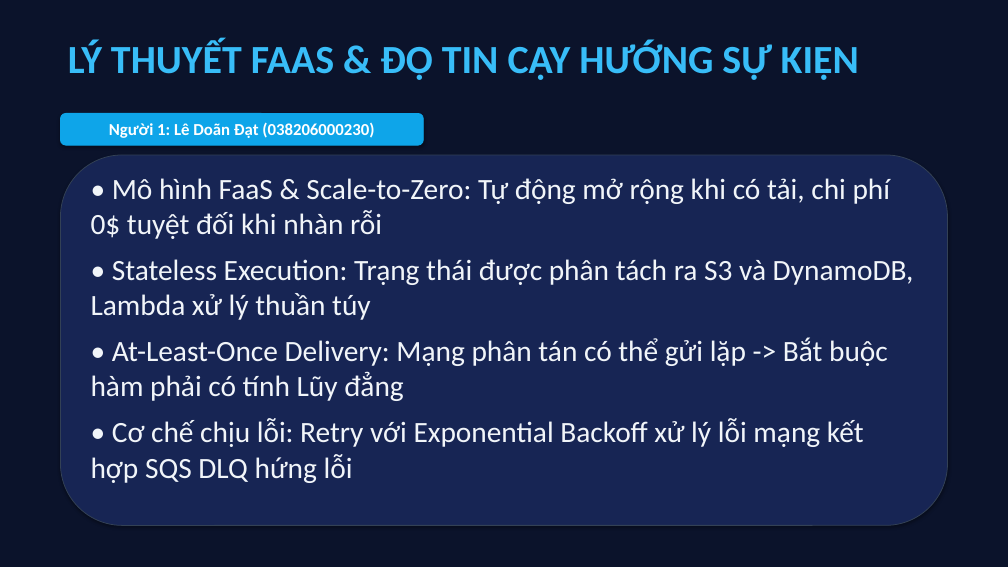
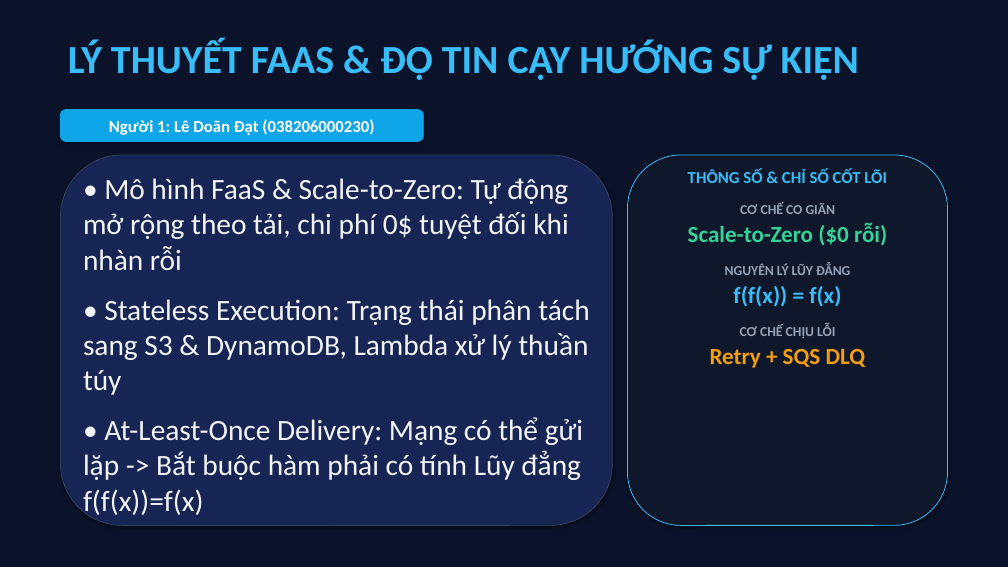
Before and after one commit to datdanghoccode/DTDM_XuLyAnh_Serverless, a slide deck: slide 4 of docs/DTDM_ThuyetTrinh_DeTai9.pptx. Drawn at 1008x567 pixels with LibreOffice and Linux fonts; fonts in the diff are those of the drawing. Boxes give left, top, right and bottom in pixels: in the first picture for what was removed or moved away, otherwise in the second. Text is boxed around its words. In the diff, an @@ line names an element or a change of style, - is before the commit and + after.

```diff
--- a/docs/DTDM_ThuyetTrinh_DeTai9.pptx
+++ b/docs/DTDM_ThuyetTrinh_DeTai9.pptx
@@ rounded rectangle "Người 1: Lê Doãn Đạt ...": place and size @@
-rounded rectangle "Người 1: Lê Doãn Đạt ..." at box(60, 113, 423, 145)
+rounded rectangle "Người 1: Lê Doãn Đạt ..." at box(60, 110, 423, 141)
@@ rounded rectangle: place and size @@
-rounded rectangle at box(60, 155, 948, 526)
+rounded rectangle at box(60, 155, 613, 526)
@@ text at box(83, 178, 589, 518): text changed @@
-• Mô hình FaaS & Scale-to-Zero: Tự động mở rộng khi có tải, chi phí 0$ tuyệt đối khi nhàn rỗi
-• Stateless Execution: Trạng thái được phân tách ra S3 và DynamoDB, Lambda xử lý thuần túy
-• At-Least-Once Delivery: Mạng phân tán có thể gửi lặp -> Bắt buộc hàm phải có tính Lũy đẳng
-• Cơ chế chịu lỗi: Retry với Exponential Backoff xử lý lỗi mạng kết hợp SQS DLQ hứng lỗi
+• Mô hình FaaS & Scale-to-Zero: Tự động mở rộng theo tải, chi phí 0$ tuyệt đối khi nhàn rỗi
+• Stateless Execution: Trạng thái phân tách sang S3 & DynamoDB, Lambda xử lý thuần túy
+• At-Least-Once Delivery: Mạng có thể gửi lặp -> Bắt buộc hàm phải có tính Lũy đẳng f(f(x))=f(x)
@@ rounded rectangle added at box(628, 155, 948, 526), fill #0F172A, outline #38BDF8 0.75 pt @@
@@ text added at box(688, 169, 887, 368), 22 pt, text #94A3B8, bold @@
+THÔNG SỐ & CHỈ SỐ CỐT LÕI
+CƠ CHẾ CO GIÃN
+Scale-to-Zero ($0 rỗi)
+NGUYÊN LÝ LŨY ĐẲNG
+f(f(x)) = f(x)
+CƠ CHẾ CHỊU LỖI
+Retry + SQS DLQ
```
Also in this commit, not shown: 11 other slides changed.
